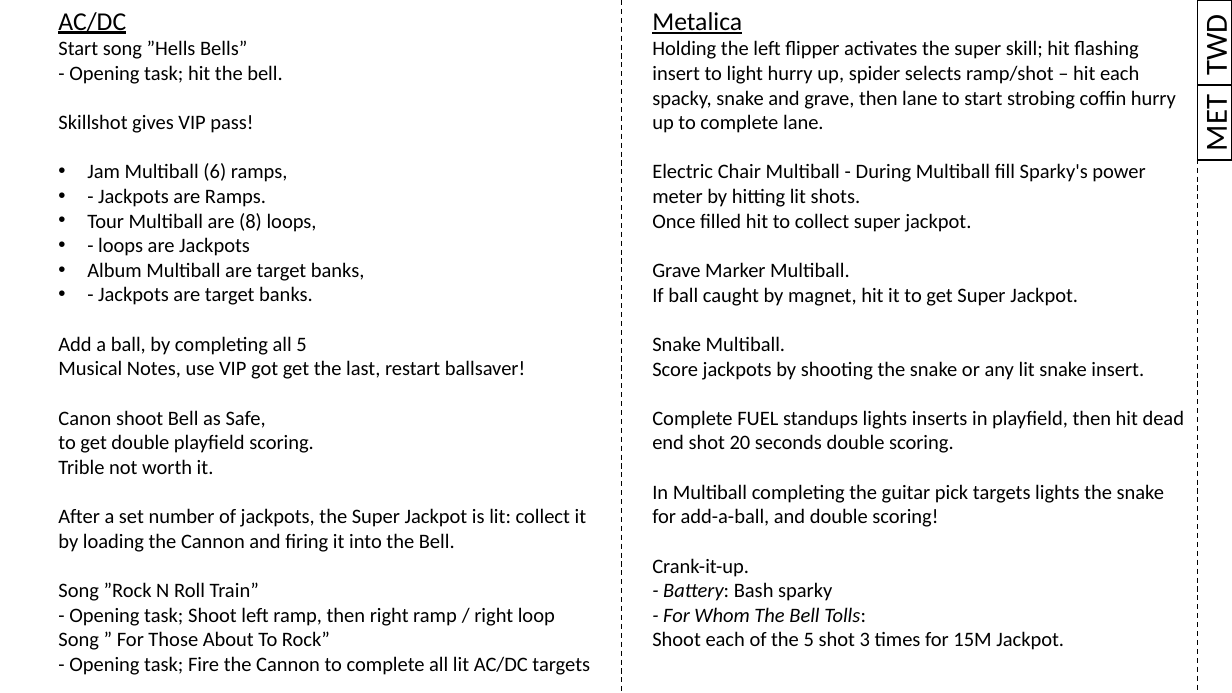
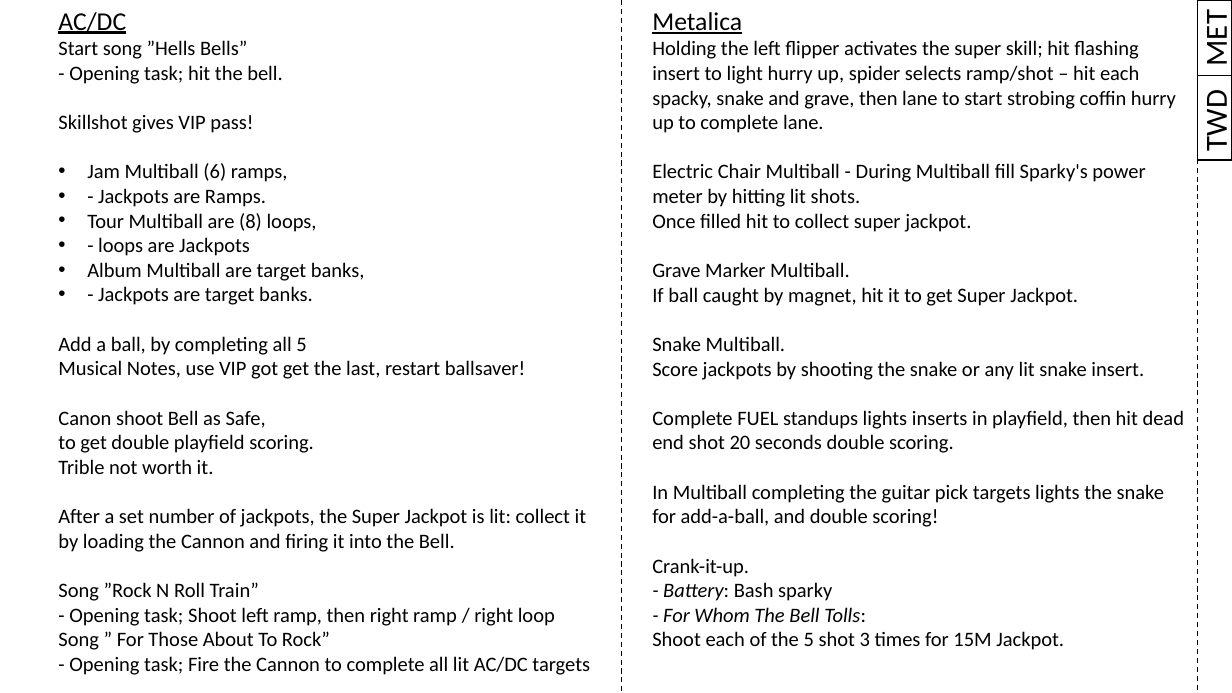
Before and after one commit to karstenbolge/PB, a slide deck: slide 1 of PB.pptx. Drawn at 1232x693 pixels with LibreOffice and Linux fonts; fonts in the diff are those of the drawing. Boxes give left, top, right and bottom in pixels: in the first picture for what was removed or moved away, otherwise in the second. Text is boxed around its words. In the diff, an @@ line names an element or a change of style, - is before the commit and + after.

```diff
--- a/PB.pptx
+++ b/PB.pptx
@@ rectangle "MET": place and size @@
-rectangle "MET" at <box>1198,85,1232,160</box>
+rectangle "MET" at <box>1198,1,1232,76</box>
@@ rectangle "TWD": place and size @@
-rectangle "TWD" at <box>1198,1,1232,85</box>
+rectangle "TWD" at <box>1198,75,1232,160</box>
```
Also in this commit, not shown: 13 other slides changed.
